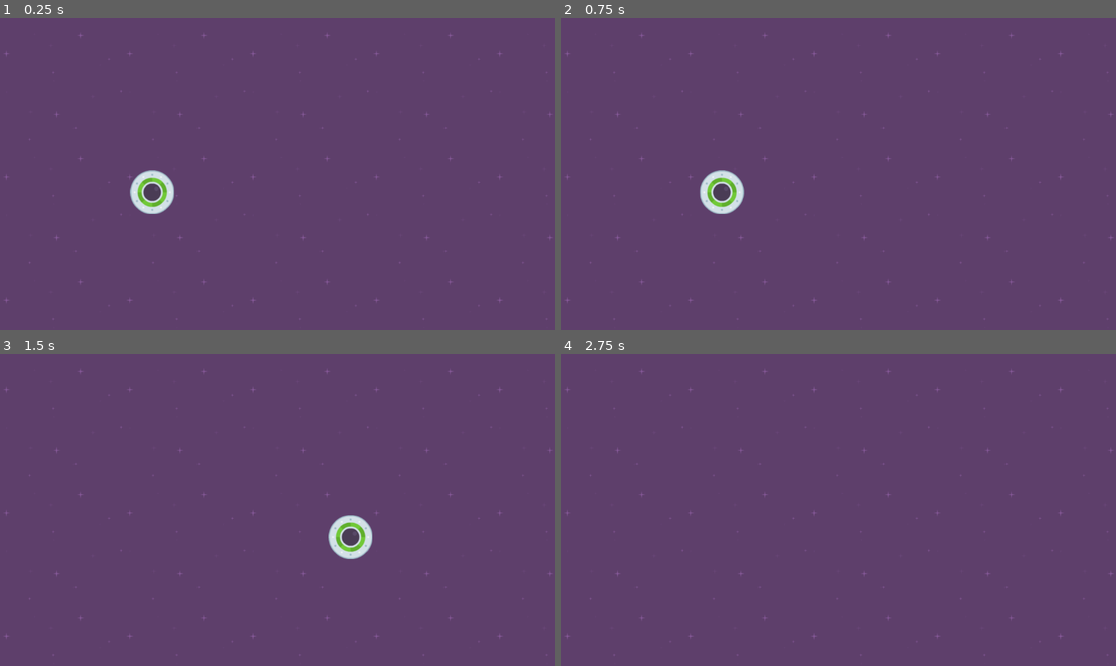
Above: before the commit, frames 1-4 (two rows, left to right).
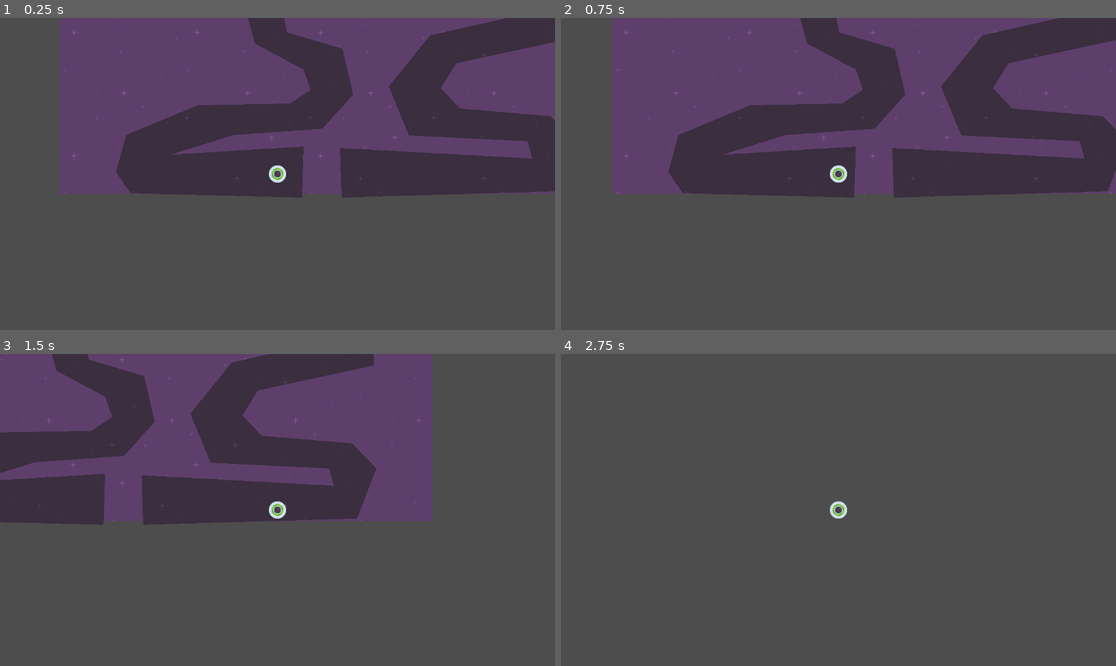
Above: after the commit, the same moments.

Repository: ardkoornstra/learning-godot-2d
Game: Godot game, scene res://level_1.tscn
Same seed, same stepped clock (60 frames per second), same inputs: the game is played once before the commit and once after it.
Inputs:
- Up to frame 1 (0.25 s): no input
- Up to frame 2 (0.75 s): tap Enter at 0.5 s; hold Right (right) from 0.53 s (still down)
- Up to frame 3 (1.5 s): release Right (right) at 1.28 s; hold Down (down) from 1.28 s (still down)
- Up to frame 4 (2.75 s): release Down (down) at 2.03 s; hold Right (right) from 2.03 s (still down)

The runs differ from the first frame. In frame 1, 72% of the frame differs, in the area x 0-100%, y 0-100%; in frame 2, 71%; in frame 3, 77%; in frame 4, 100%.

Commit message:
Level created

Diff:
--- a/SpeedySaucer/level_1.tscn
+++ b/SpeedySaucer/level_1.tscn
@@ -1,8 +1,9 @@
-[gd_scene load_steps=4 format=3 uid="uid://duottj0unibfp"]
+[gd_scene load_steps=5 format=3 uid="uid://duottj0unibfp"]
 
 [ext_resource type="Script" path="res://level.gd" id="1_0vswc"]
 [ext_resource type="Texture2D" uid="uid://dfgp3520x8njl" path="res://purple.png" id="1_lnm24"]
 [ext_resource type="PackedScene" uid="uid://cto86hdnkxjrj" path="res://player.tscn" id="2_owxmo"]
+[ext_resource type="PackedScene" uid="uid://b57r6jwvo56p1" path="res://map.tscn" id="4_wmiga"]
 
 [node name="Level1" type="Node2D"]
 script = ExtResource("1_0vswc")
@@ -16,5 +17,9 @@
 stretch_mode = 1
 
 [node name="Player" parent="." instance=ExtResource("2_owxmo")]
+z_index = 2
+position = Vector2(436, 624)
+
+[node name="Map" parent="." instance=ExtResource("4_wmiga")]
 z_index = 1
-position = Vector2(316, 362)
+position = Vector2(475, 674)
--- /dev/null
+++ b/SpeedySaucer/map.tscn
@@ -0,0 +1,13 @@
+[gd_scene load_steps=2 format=3 uid="uid://b57r6jwvo56p1"]
+
+[ext_resource type="Texture2D" uid="uid://bbtuaaixpl247" path="res://darkPurple.png" id="1_cx8ei"]
+
+[node name="Map" type="Area2D"]
+
+[node name="CollisionPolygon2D" type="CollisionPolygon2D" parent="."]
+polygon = PackedVector2Array(12, -1, -344, -10, -374, -54, -353, -131, -204, -193, -14, -196, 30, -225, 15, -267, -86, -321, -157, -583, -143, -668, -294, -772, -310, -864, -224, -910, -8, -866, 4, -786, 190, -709, 319, -746, 424, -630, 568, -605, 573, -332, 332, -280, 300, -228, 340, -186, 528, -170, 578, -118, 538, -14, 94, -1, 91, -104, 490, -82, 480, -118, 234, -130, 192, -232, 278, -338, 482, -384, 494, -514, 385, -544, 289, -645, 183, -623, -51, -739, -62, -812, -212, -838, -224, -806, -86, -718, -60, -660, -67, -581, -19, -344, 96, -310, 118, -215, 54, -144, -130, -131, -262, -90, 15, -107)
+
+[node name="Polygon2D" type="Polygon2D" parent="."]
+texture_repeat = 2
+texture = ExtResource("1_cx8ei")
+polygon = PackedVector2Array(12, -1, -344, -10, -374, -54, -353, -131, -204, -193, -14, -196, 30, -225, 15, -267, -86, -321, -157, -583, -143, -668, -294, -772, -310, -864, -224, -910, -8, -866, 4, -786, 190, -709, 319, -746, 424, -630, 568, -605, 573, -332, 332, -280, 300, -228, 340, -186, 528, -170, 578, -118, 538, -14, 94, -1, 91, -104, 490, -82, 480, -118, 234, -130, 192, -232, 278, -338, 482, -384, 494, -514, 385, -544, 289, -645, 183, -623, -51, -739, -62, -812, -212, -838, -224, -806, -86, -718, -60, -660, -67, -581, -19, -344, 96, -310, 118, -215, 54, -144, -130, -131, -262, -90, 15, -107)
--- a/SpeedySaucer/player.gd
+++ b/SpeedySaucer/player.gd
@@ -1,7 +1,8 @@
 extends RigidBody2D
 
+var force = 1000
+
 func _physics_process(delta):
-	var force = 1000
 	if Input.is_action_pressed("left"):
 		apply_force(Vector2(-force,0))
 	if Input.is_action_pressed("right"):
--- a/SpeedySaucer/player.tscn
+++ b/SpeedySaucer/player.tscn
@@ -4,14 +4,17 @@
 [ext_resource type="Script" path="res://player.gd" id="1_1h7ex"]
 
 [sub_resource type="CircleShape2D" id="CircleShape2D_40rrp"]
-radius = 46.0977
+radius = 18.0278
 
 [node name="Player" type="RigidBody2D"]
 gravity_scale = 0.0
 script = ExtResource("1_1h7ex")
 
 [node name="Sprite2D" type="Sprite2D" parent="."]
+scale = Vector2(0.4, 0.4)
 texture = ExtResource("1_0ilgg")
 
 [node name="CollisionShape2D" type="CollisionShape2D" parent="."]
 shape = SubResource("CircleShape2D_40rrp")
+
+[node name="Camera2D" type="Camera2D" parent="."]
